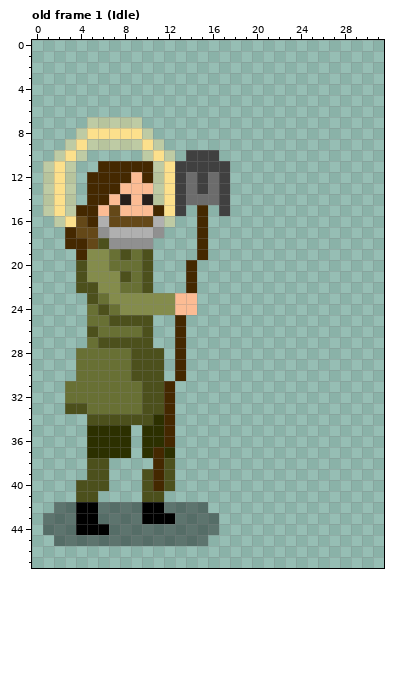
Pixel-art file, stored at Arte/San_Isidro_Full.aseprite. Above, as it was before the edit.
32x48 pixels, 17 frames. Shown: old frame 1 (Idle). The commit also changed other frames, which this record leaves out.
Once edited:
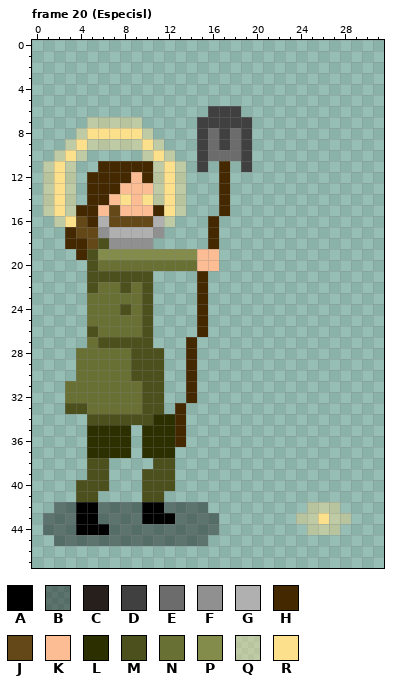
Palette (. is transparent): A #000000  B #05040365  C #271f1b  D #404040  E #6c6c6c  F #909090  G #b0b0b0  H #442800  J #644818  K #fcbc94  L #2c3000  M #4c501c  N #687034  P #848c4c  Q #fce08c65  R #fce08c
A new or re-ordered frame is compared with the old frame closest to it.
What changed:
frames 17 -> 28
Frame 20 (Especisl) is new; against old frame 1 (Idle), layers "Layer 3 Copy", "Layer 6":
y 6: x 16..18 ... -> DDD
y 7: x 15..19 ..... -> DDDDD
y 8..9: x 15..19 ..... -> DEDED
y 10: x 14 D -> .; x 16..19 D... -> EEED
y 11: x 13..14 DD -> Q.; x 16..17 DD -> .H; x 19 . -> D
y 12..13: x 13..17 DEDED -> Q...H
y 14: x 8 C -> R; x 10 C -> R; x 13..17 DEEED -> Q...H
y 15: x 13 D -> Q; x 15 H -> .; x 17 D -> H
y 16..18: x 15..16 H. -> .H
y 19: x 5 P -> M; x 7..16 NMNM....H. -> PPPPPPPPKK
y 20: x 4..6 MPP -> .MN; x 10..16 M...H.. -> NNNNNKK
y 21: x 4..7 MPPP -> .MMM; x 9 N -> M; x 14..15 H. -> .H
y 22: x 4 M -> .; x 6..8 PPN -> NNM; x 14..15 H. -> .H
y 23: x 5 M -> N; x 7..15 PPPPPPKK. -> NNNM....H
y 24: x 6 M -> N; x 8..15 PPPPPKK. -> MNM....H
y 25: x 7..9 MMM -> NNN; x 13 H -> .; x 15 . -> H
y 26: x 13 H -> .; x 15 . -> H
y 27..30: x 13..14 H. -> .H
y 31..32: x 12 H -> .; x 14 . -> H
y 33: x 12..13 H. -> .H
y 34..36: x 12..13 H. -> LH
y 37: x 11 H -> L
y 38..40: x 11 H -> M
y 42: x 25..27 ... -> QQQ
y 43: x 24..28 ..... -> QQRQQ
y 44: x 25..27 ... -> QQQ
Where, in picture pixels (left, top, right, bottom), the same in both pictures:
changed: (76, 106, 252, 491)
added: (296, 502, 351, 535)
